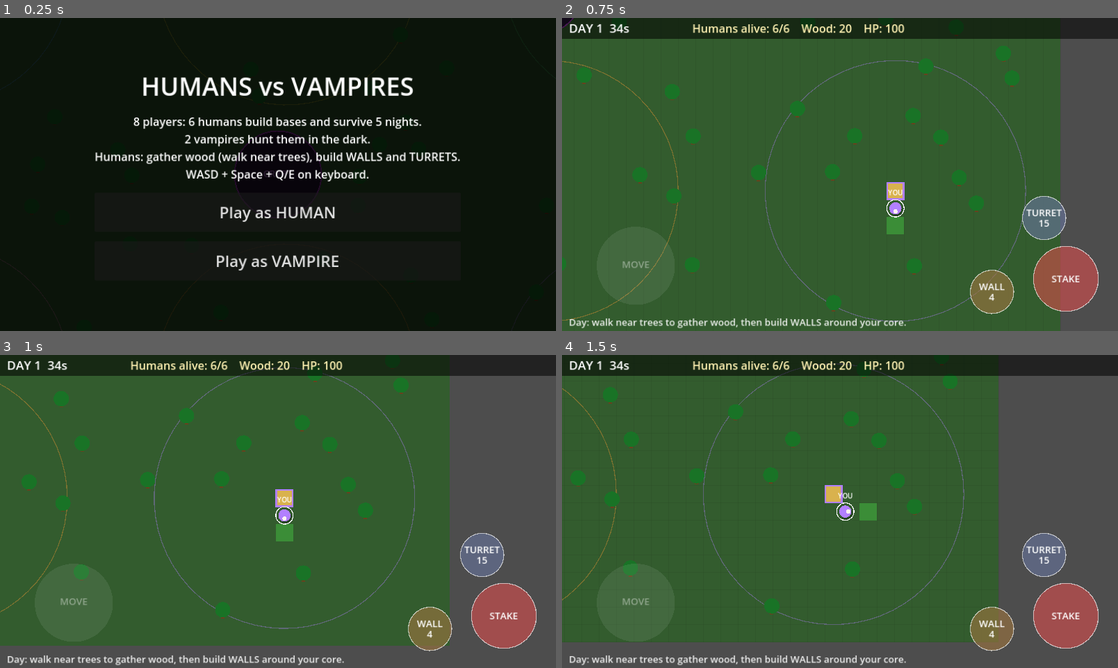
Above: before the commit, frames 1-4 (two rows, left to right).
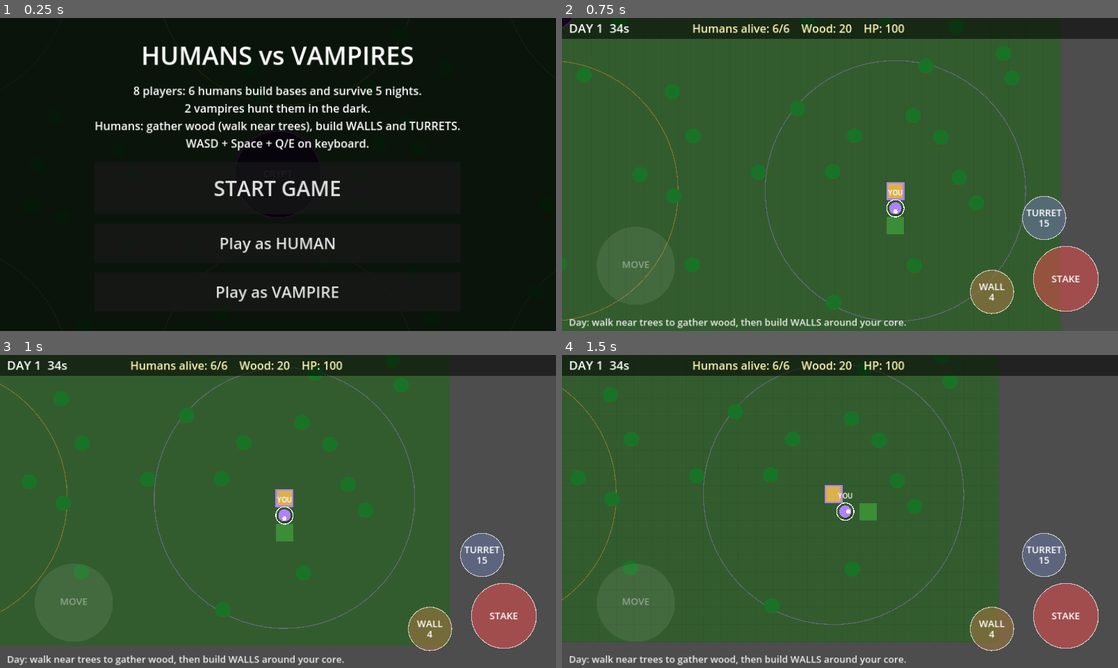
Above: after the commit, the same moments.

Repository: luckovsdeniss-denlu/Humans-versus-Vampires
Game: Godot game, scene res://main.tscn
Two runs of this game, one before a commit and one after it. Both use one fixed random seed, a clock stepped at 60 frames per second and the inputs below.
Inputs (mouse positions are in pixels of both pictures, inside the frame that each line leads up to):
- Up to frame 1 (0.25 s): no input
- Up to frame 2 (0.75 s): click "Play as HUMAN" at 0.5 s
- Up to frame 3 (1 s): no input
- Up to frame 4 (1.5 s): tap Enter at 1.25 s; move the mouse to (962, 495) at 1.27 s; hold D from 1.28 s (still down); tap H at 1.35 s; click (962, 495) at 1.42 s

The runs differ from the first frame. In frame 1, 9.8% of the frame differs, in the area x 17-83%, y 9-91%; in frame 2, nothing differs; in frame 3, nothing differs; in frame 4, nothing differs.

Commit message:
Add START GAME button to begin immediately
Co-Authored-By: Claude Sonnet 5.5 <noreply@anthropic.com>
Claude-Session: https://claude.ai/code/session_01H6LNxVstgVvSuQd2oyCiZj

Diff:
--- a/main.gd
+++ b/main.gd
@@ -71,6 +71,7 @@
 var menu: ColorRect
 var title_lbl: Label
 var info_lbl: Label
+var btn_start: Button
 var btn_h: Button
 var btn_v: Button
 var btn_again: Button
@@ -119,6 +120,11 @@
 	info_lbl.horizontal_alignment = HORIZONTAL_ALIGNMENT_CENTER
 	info_lbl.add_theme_font_size_override("font_size", 26)
 	box.add_child(info_lbl)
+	btn_start = make_button("START GAME")
+	btn_start.custom_minimum_size = Vector2(520, 120)
+	btn_start.add_theme_font_size_override("font_size", 48)
+	btn_start.pressed.connect(start_game.bind(false))
+	box.add_child(btn_start)
 	btn_h = make_button("Play as HUMAN")
 	btn_h.pressed.connect(start_game.bind(false))
 	box.add_child(btn_h)
@@ -157,6 +163,8 @@
 		return
 	if btn_again.visible and btn_again.get_global_rect().has_point(pos):
 		get_tree().reload_current_scene()
+	elif btn_start.visible and btn_start.get_global_rect().has_point(pos):
+		start_game(false)
 	elif btn_h.visible and btn_h.get_global_rect().has_point(pos):
 		start_game(false)
 	elif btn_v.visible and btn_v.get_global_rect().has_point(pos):
@@ -359,6 +367,7 @@
 	title_lbl.text = "HUMANS SURVIVED!" if humans_won else "VAMPIRES WIN!"
 	var you_won: bool = (humans_won and not player.vamp) or ((not humans_won) and player.vamp)
 	info_lbl.text = ("You won!" if you_won else "You lost.") + "\nNights survived: %d / %d" % [night_no if not humans_won else NIGHTS_TO_WIN, NIGHTS_TO_WIN]
+	btn_start.visible = false
 	btn_h.visible = false
 	btn_v.visible = false
 	btn_again.visible = true
@@ -437,7 +446,7 @@
 	var k := event as InputEventKey
 	if k != null and k.pressed and not k.echo:
 		if not started:
-			if k.keycode == KEY_H:
+			if k.keycode == KEY_H or k.keycode == KEY_ENTER or k.keycode == KEY_SPACE:
 				start_game(false)
 			elif k.keycode == KEY_V:
 				start_game(true)
